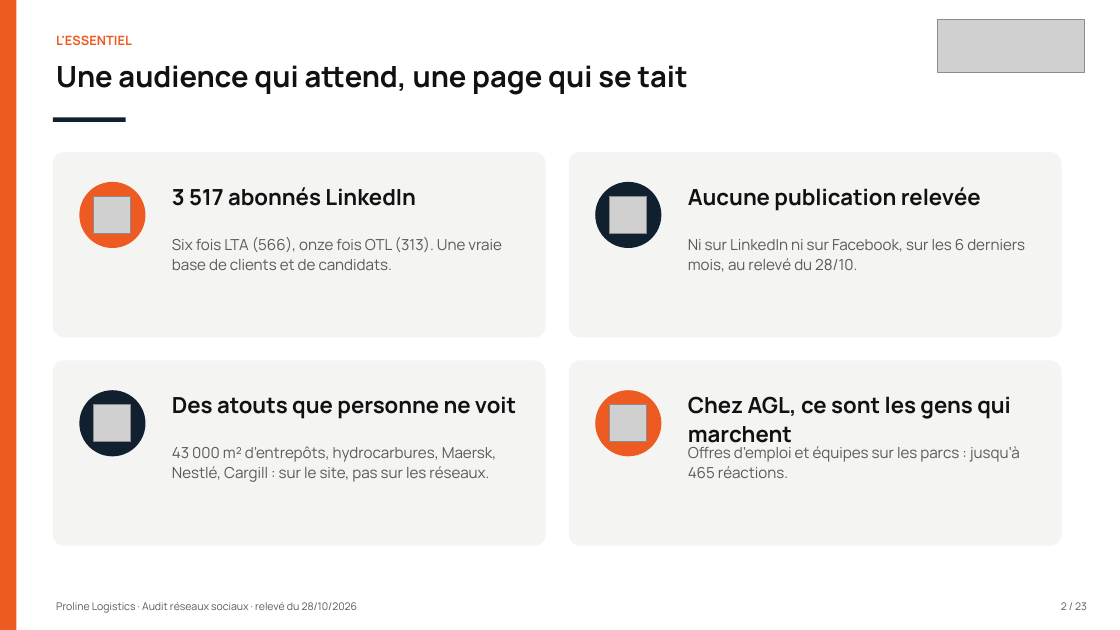
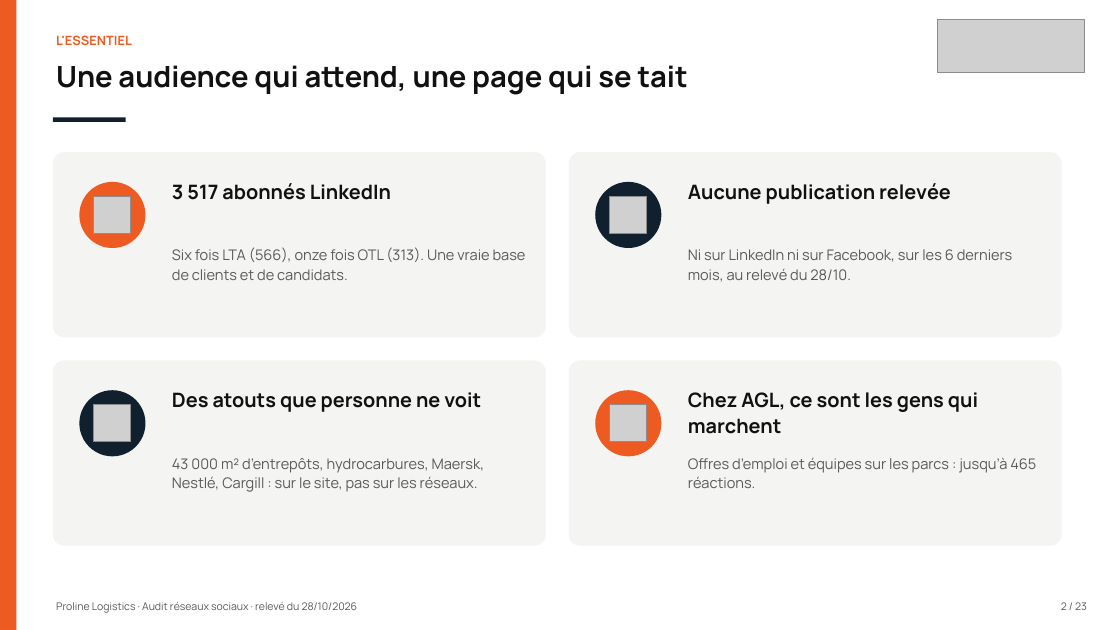
Before and after one commit to leslita06/fatima-unifood-fictif, a slide deck: slide 2 of tmp-tj/261028_proline-logistics_audit-reseaux-sociaux_v1.pptx. Drawn at 1120x630 pixels with LibreOffice and Linux fonts; fonts in the diff are those of the drawing; grey boxes stand for pictures. Boxes give left, top, right and bottom in pixels: in the first picture for what was removed or moved away, otherwise in the second. Text is boxed around its words. In the diff, an @@ line names an element or a change of style, - is before the commit and + after.

```diff
--- a/tmp-tj/261028_proline-logistics_audit-reseaux-sociaux_v1.pptx
+++ b/tmp-tj/261028_proline-logistics_audit-reseaux-sociaux_v1.pptx
@@ text "Six fois LTA (566), onze ...": place and size @@
-text "Six fois LTA (566), onze ..." at box(172, 237, 502, 270)
+text "Six fois LTA (566), onze ..." at box(172, 247, 526, 280)
@@ text "Ni sur LinkedIn ni sur ...": place and size @@
-text "Ni sur LinkedIn ni sur ..." at box(688, 239, 1025, 272)
+text "Ni sur LinkedIn ni sur ..." at box(688, 249, 1013, 281)
@@ size 19 to 17 pt in 4 elements at box(172, 183, 391, 200), box(688, 183, 951, 204), box(172, 392, 481, 412), box(688, 392, 978, 434) @@
@@ text "43 000 m² d’entrepôts, hydrocarbures, ...": place and size @@
-text "43 000 m² d’entrepôts, hydrocarbures, ..." at box(172, 446, 497, 482)
+text "43 000 m² d’entrepôts, hydrocarbures, ..." at box(172, 458, 485, 492)
@@ size 13 to 12.5 pt in 4 elements at box(172, 458, 485, 492), box(172, 247, 526, 280), box(688, 249, 1013, 281), box(688, 457, 1036, 488) @@
@@ text "Offres d’emploi et équipes sur ...": place and size @@
-text "Offres d’emploi et équipes sur ..." at box(688, 446, 1020, 478)
+text "Offres d’emploi et équipes sur ..." at box(688, 457, 1036, 488)
```
Also in this commit, not shown: 5 other slides changed.
